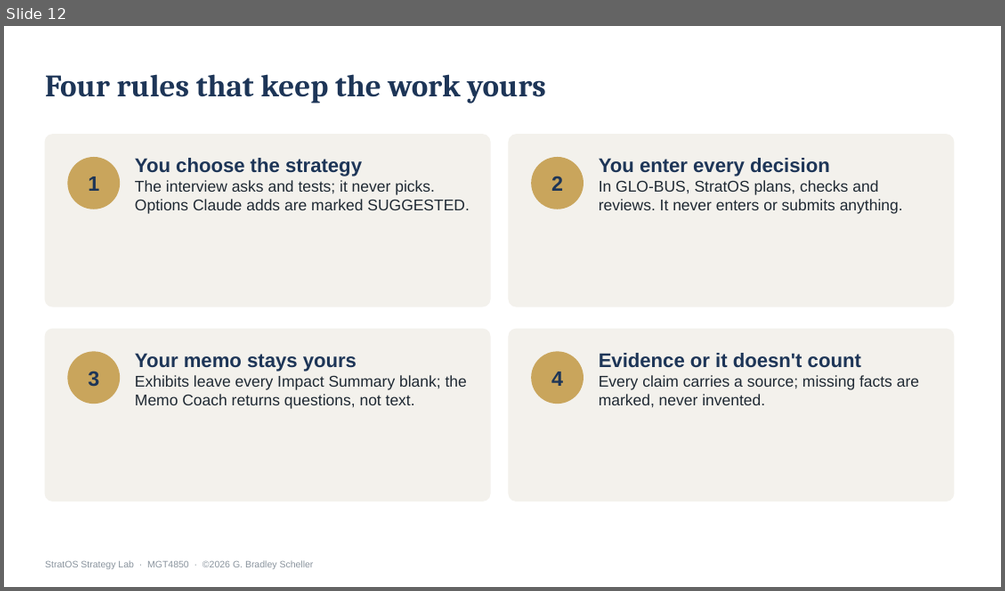
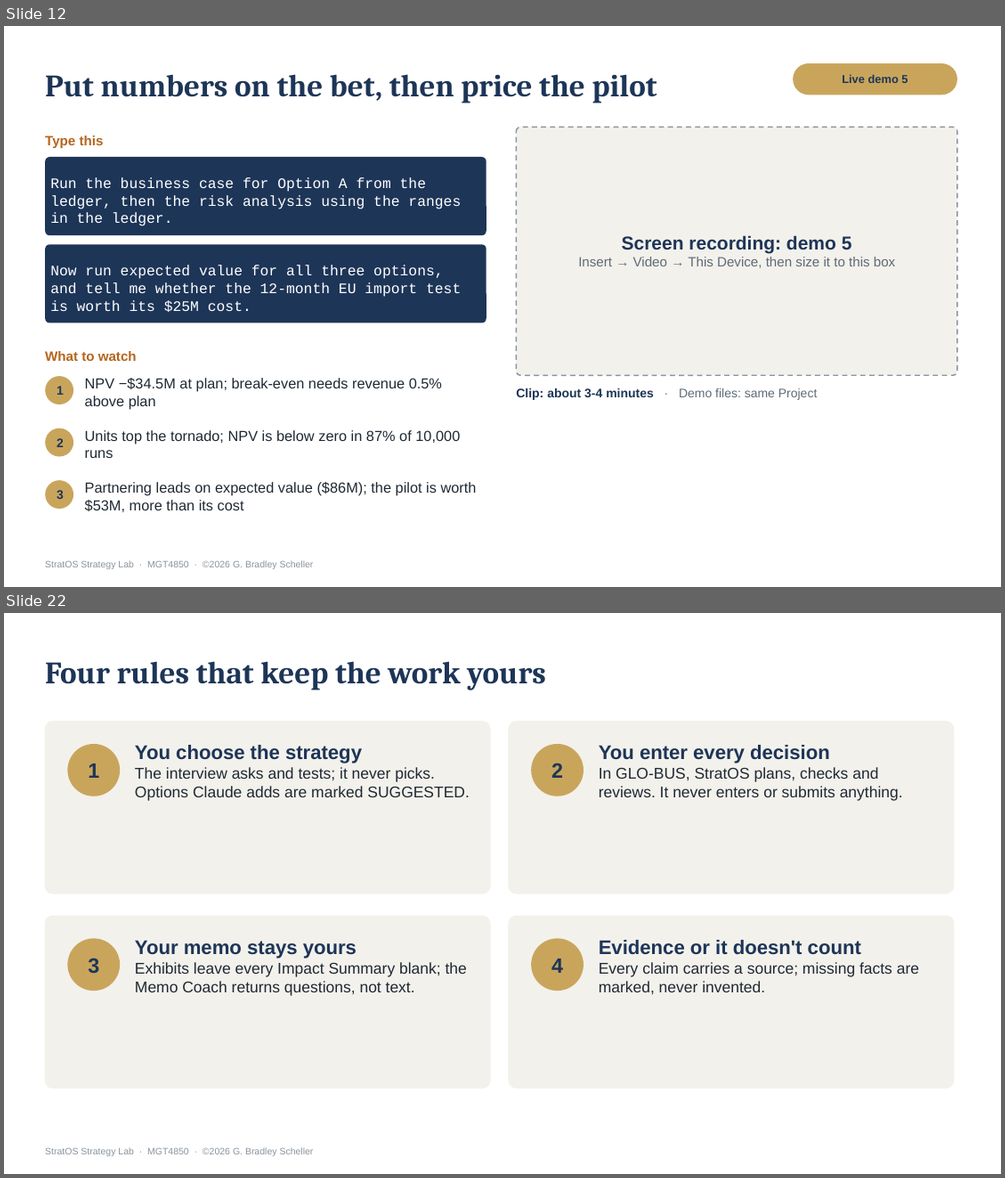
Before and after one commit to Brads777/Strat-IQ-Strategy-Toolkit, a slide deck: release-assets/StratOS_v3_Process_Walkthrough.pptx. Shown one above the other, each under a label of ours: slide 12 before the commit, slides 12 and 22 after it; the slides between them are not shown. The pictures are 1005x591 and 1005x1178 pixels, drawn with LibreOffice and Linux fonts; fonts in the diff are those of the drawing. Boxes give left, top, right and bottom in pixels: in the first picture for what was removed or moved away, otherwise in the second. Text is boxed around its words. In the diff, an @@ line names an element or a change of style, - is before the commit and + after.

```diff
--- a/release-assets/StratOS_v3_Process_Walkthrough.pptx
+++ b/release-assets/StratOS_v3_Process_Walkthrough.pptx
@@ slide 12 added at (x1=4, y1=26, x2=1001, y2=587), background #FFFFFF; not listed: 1 template element that a slide beside it also shows @@
@@ title added at (x1=45, y1=74, x2=657, y2=103), 30 pt, text #1D3557, bold @@
+Put numbers on the bet, then price the pilot
@@ rounded rectangle added at (x1=793, y1=63, x2=957, y2=95), fill #C9A55C, 11 pt, text #1D3557, bold @@
+Live demo 5
@@ rounded rectangle added at (x1=517, y1=127, x2=957, y2=375), fill #F3F1EC, outline #8A949E 1.25 pt dashed @@
@@ text added at (x1=45, y1=135, x2=104, y2=148), 13 pt, text #B5651D, bold @@
+Type this
@@ rounded rectangle added at (x1=45, y1=157, x2=486, y2=235), fill #1D3557, 14 pt, text #FFFFFF @@
+Run the business case for Option A from the ledger, then the risk analysis using the ranges in the ledger.
@@ text added at (x1=578, y1=235, x2=895, y2=268), 13 pt, text #5F6B76 @@
+Screen recording: demo 5
+Insert → Video → This Device, then size it to this box
@@ rounded rectangle added at (x1=45, y1=244, x2=486, y2=323), fill #1D3557, 14 pt, text #FFFFFF @@
+Now run expected value for all three options, and tell me whether the 12-month EU import test is worth its $25M cost.
@@ text added at (x1=45, y1=351, x2=137, y2=361), 13 pt, text #B5651D, bold @@
+What to watch
@@ ellipse added at (x1=45, y1=376, x2=73, y2=404), fill #C9A55C, 12 pt, text #1D3557, bold @@
+1
@@ text added at (x1=85, y1=378, x2=442, y2=410), 14 pt, text #1F2933 @@
+NPV −$34.5M at plan; break-even needs revenue 0.5% above plan
@@ text added at (x1=516, y1=388, x2=817, y2=400), 12 pt, text #5F6B76 @@
+Clip: about 3-4 minutes · Demo files: same Project
@@ ellipse added at (x1=45, y1=428, x2=73, y2=457), fill #C9A55C, 12 pt, text #1D3557, bold @@
+2
@@ text added at (x1=85, y1=430, x2=460, y2=458), 14 pt, text #1F2933 @@
+Units top the tornado; NPV is below zero in 87% of 10,000 runs
@@ ellipse added at (x1=45, y1=480, x2=73, y2=508), fill #C9A55C, 12 pt, text #1D3557, bold @@
+3
@@ text added at (x1=85, y1=482, x2=477, y2=512), 14 pt, text #1F2933 @@
+Partnering leads on expected value ($86M); the pilot is worth $53M, more than its cost
@@ what was slide 12 is now slide 22 @@
```
Also in this commit, not shown: 5 slides changed, 9 other slides added, 22 other files.
